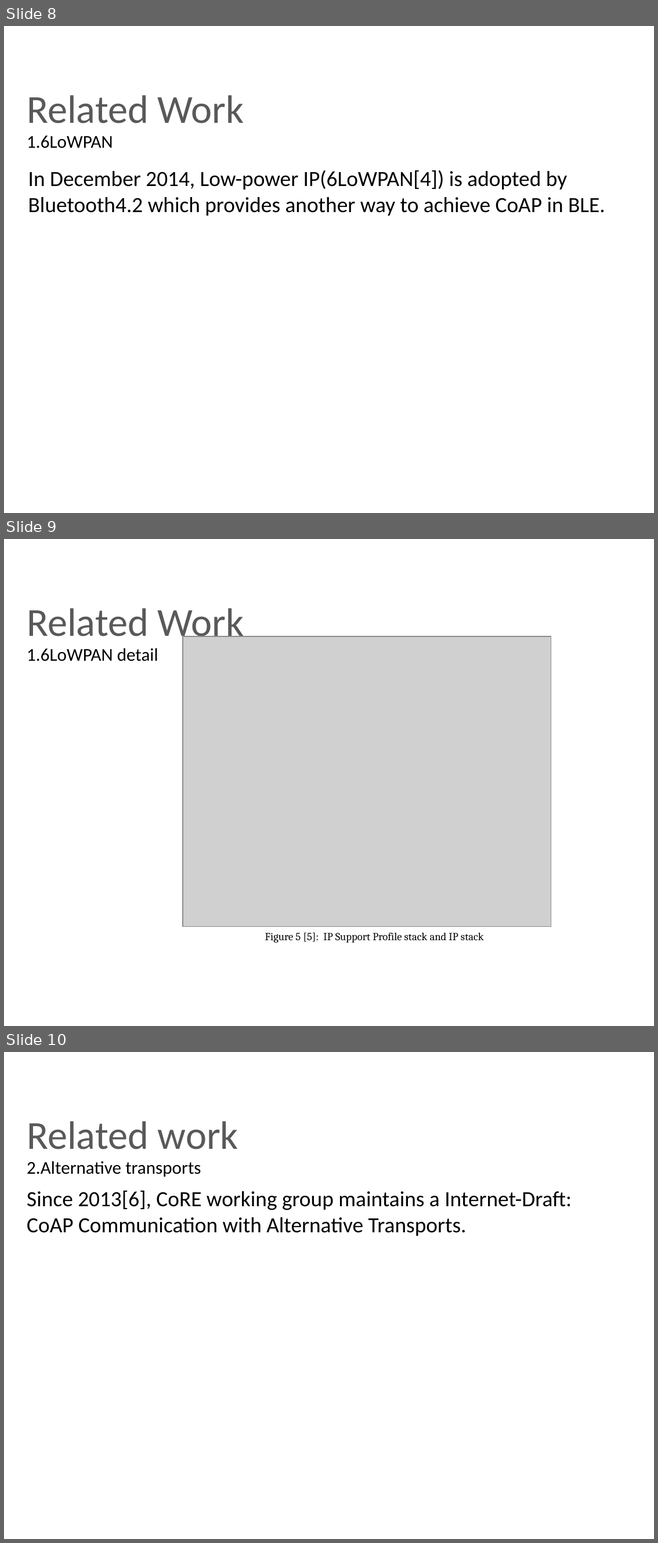
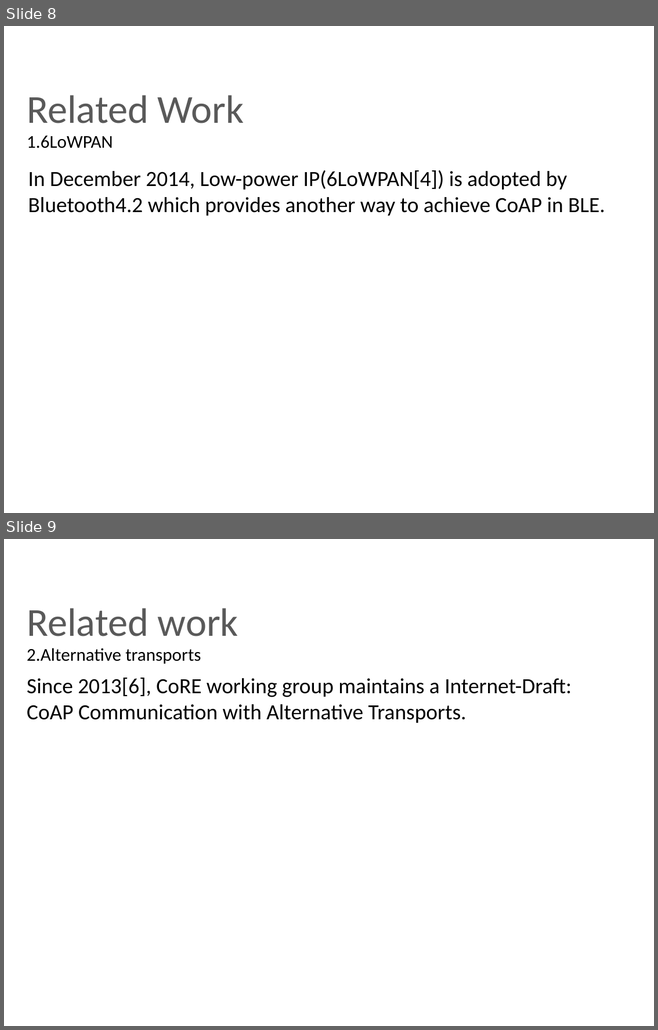
Before and after one commit to chennanoka/Thesis, a slide deck: ThesisPresentationV1.pptx. Shown one above the other, each under a label of ours: slides 8, 9 and 10 before the commit, slides 8 and 9 after it. The pictures are 658x1543 and 658x1030 pixels, drawn with LibreOffice and Linux fonts; fonts in the diff are those of the drawing; grey boxes stand for pictures; background and template pictures are left out. Boxes give left, top, right and bottom in pixels: in the first picture for what was removed or moved away, otherwise in the second. Text is boxed around its words. In the diff, an @@ line names an element or a change of style, - is before the commit and + after.

```diff
--- a/ThesisPresentationV1.pptx
+++ b/ThesisPresentationV1.pptx
@@ slide 9 removed at (4,539,654,1026), background #FFFFFF; not listed: 1 template element that a slide beside it also shows @@
@@ title removed at (27,608,244,645) @@
-Related Work
@@ picture removed at (183,636,551,927) @@
@@ text removed at (27,648,158,661) @@
-1.6LoWPAN detail
@@ text removed at (265,932,484,943) @@
-Figure 5 [5]: IP Support Profile stack and IP stack
@@ what was slide 10 is now slide 9 @@
```
Also in this commit, not shown: 6 slides changed, 1 other slide removed, 20 other files.
